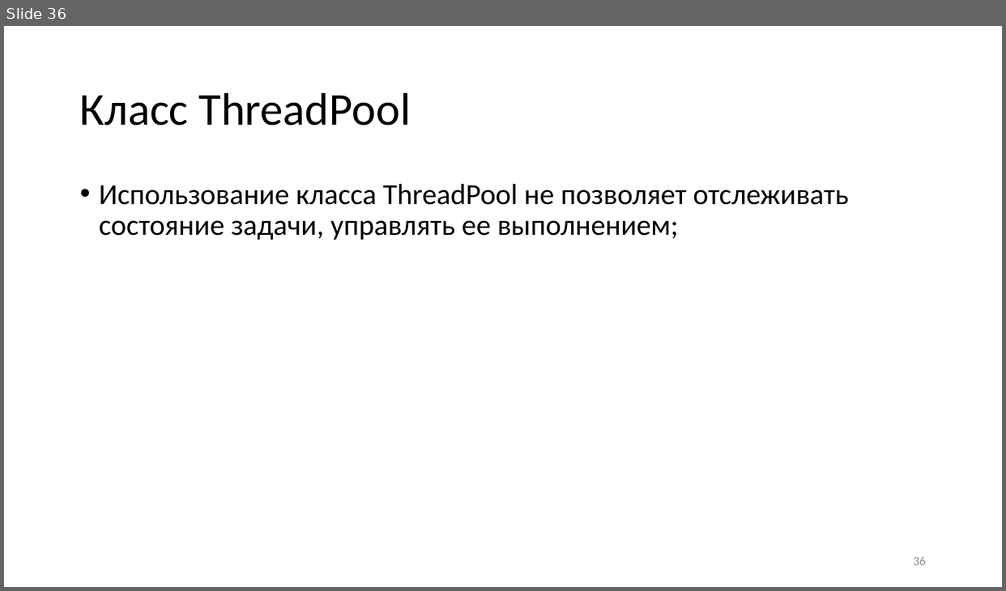
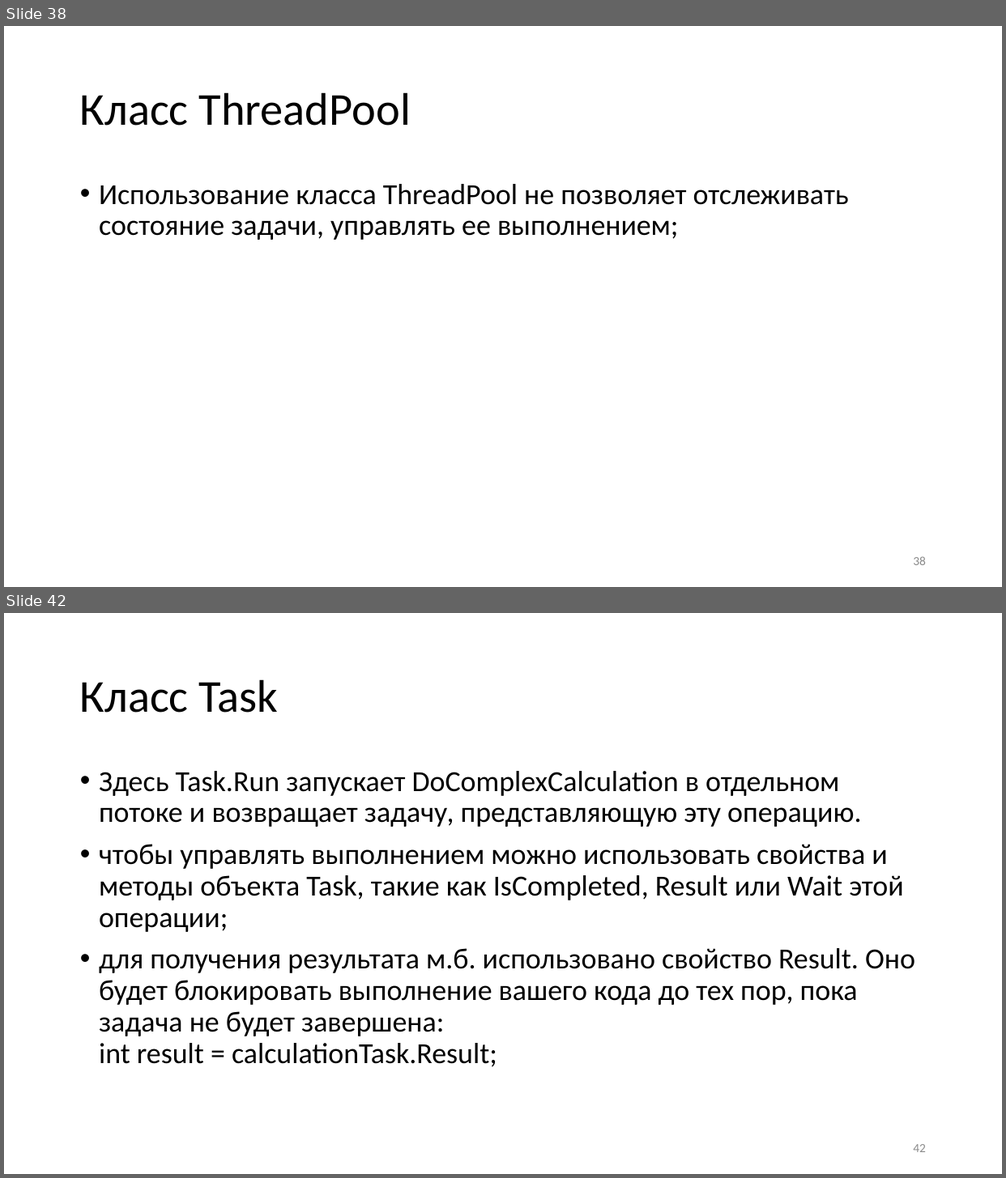
Before and after one commit to blockin90/Programming_PIB, a slide deck: Лекции/3 семестр/Часть 3/Программирование лекция 3.3.pptx. Shown one above the other, each under a label of ours: slide 36 before the commit, slides 38 and 42 after it; the slides between them are not shown. The pictures are 1006x591 and 1006x1178 pixels, drawn with LibreOffice and Linux fonts; fonts in the diff are those of the drawing. Boxes give left, top, right and bottom in pixels: in the first picture for what was removed or moved away, otherwise in the second. Text is boxed around its words. In the diff, an @@ line names an element or a change of style, - is before the commit and + after.

Commit message:
Обновлена лекция 3.3 - исправлены опечатки, добавлен материал про Task'и (начало)

```diff
--- a/Лекции/3 семестр/Часть 3/Программирование лекция 3.3.pptx
+++ b/Лекции/3 семестр/Часть 3/Программирование лекция 3.3.pptx
@@ slide 42 added at box(4, 613, 1002, 1174), background #FFFFFF @@
@@ title added at box(80, 679, 279, 713), 44 pt, text #000000 @@
+Класс Task
@@ text added at box(99, 771, 915, 1067), 28 pt, text #000000 @@
+• Здесь Task.Run запускает DoComplexCalculation в отдельном потоке и возвращает задачу, представляющую эту операцию.
+• чтобы управлять выполнением можно использовать свойства и методы объекта Task, такие как IsCompleted, Result или Wait этой операции;
+• для получения результата м.б. использовано свойство Result. Оно будет блокировать выполнение вашего кода до тех пор, пока задача не будет завершена:
+  int result = calculationTask.Result;
@@ page number added at box(913, 1144, 926, 1152), 12 pt, text #8C8C8C @@
+42
@@ what was slide 36 is now slide 38 @@
@@ page number at box(913, 557, 926, 565): text changed @@
-36
+38
```
Also in this commit, not shown: 5 slides changed, 7 other slides added, 1 slide removed.
